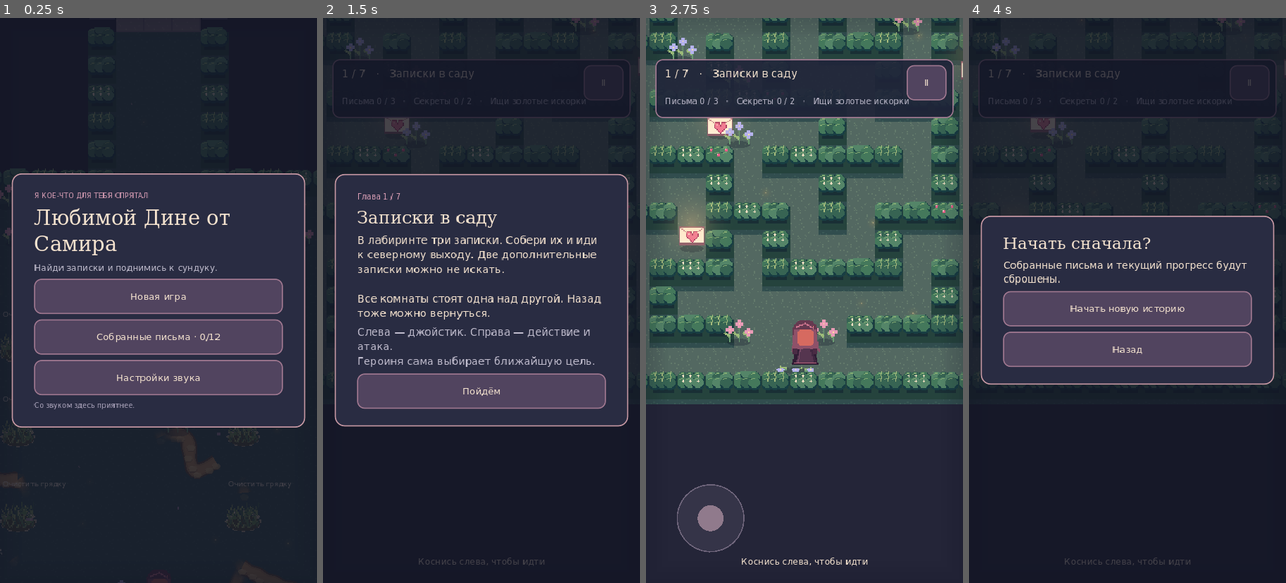
Above: before the commit, frames 1-4 (left to right).
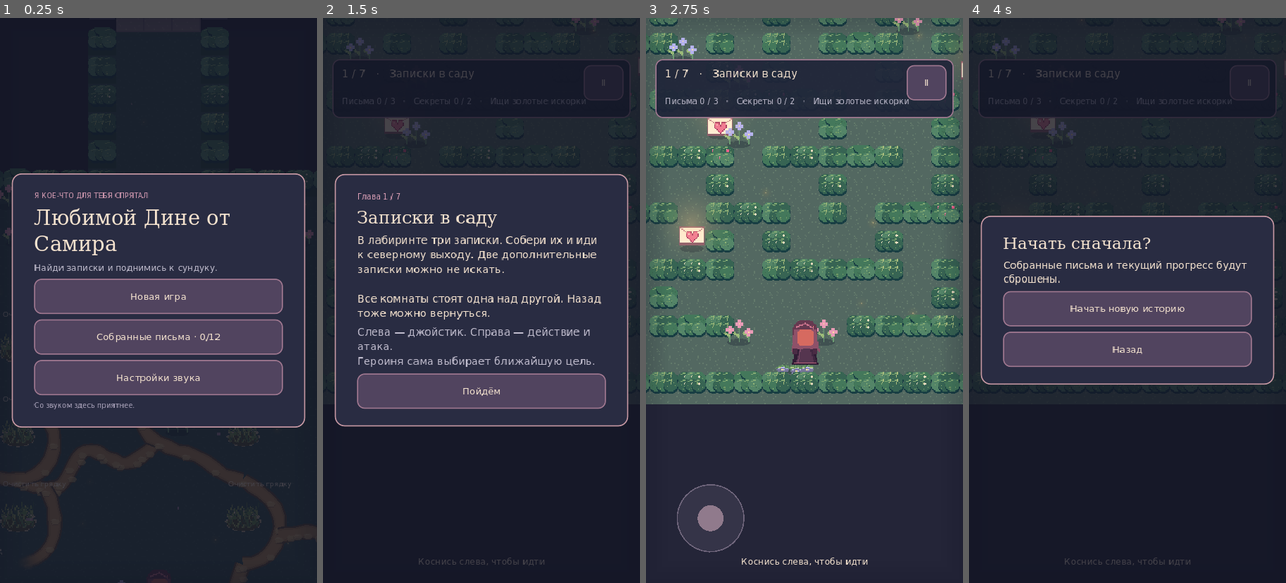
Above: after the commit, the same moments.

Repository: NQUAREx/dina-lovely
Game: Godot game, scene res://main.tscn
The game is run twice, just before and just after one commit, with the same random seed, the same clock (stepped at 60 frames per second) and the same inputs.
Inputs:
- Up to frame 1 (0.25 s): no input
- Up to frame 2 (1.5 s): click "Новая игра" at 0.5 s; click "Ⅱ" at 1.25 s
- Up to frame 3 (2.75 s): click "Пойдём" at 2 s
- Up to frame 4 (4 s): click "Ⅱ" at 2.75 s; click "Новая игра" at 3.5 s

The runs differ from the first frame. In frame 1, 3.5% of the frame differs, in the area x 5-100%, y 4-100%; in frame 2, 0.1%; in frame 3, 20%, in the area x 0-100%, y 0-69%; in frame 4, 0.2%.

Commit message:
Densify soft hedge foliage, add foot trails and keep path junctions opaque

Diff:
--- a/scripts/game.gd
+++ b/scripts/game.gd
@@ -21,6 +21,11 @@
 var skulls: Array[Dictionary] = []
 var damage_numbers: Array[Dictionary] = []
 var path_meshes: Array = []
+var path_navigation: AStarGrid2D
+var path_terminals: Array[bool] = []
+var footprints: Array[Dictionary] = []
+var stride_distance := 0.0
+var left_foot := false
 var vegetation: Dictionary = {}
 var berry_cells: Dictionary = {}
 var paths: Array = []
@@ -538,7 +543,7 @@
 
 func build_level(index: int) -> void:
 	level = index
-	vegetation.clear();berry_cells.clear();paths.clear();path_meshes.clear();obstacle_specs.clear();damage_numbers.clear()
+	vegetation.clear();berry_cells.clear();paths.clear();path_navigation=null;path_terminals.clear();path_meshes.clear();footprints.clear();stride_distance=0.0;obstacle_specs.clear();damage_numbers.clear()
 	skull_clock=2.0
 	skulls.clear()
 	room_clock = 0
@@ -716,10 +721,10 @@
 		if c.y<0 or c.x<0 or c.y>=grid.size() or c.x>=grid[0].length() or grid[c.y][c.x]==" ": return true
 		if grid[c.y][c.x]=="#":
 			if level==0 and c.x>0 and c.x<grid[0].length()-1 and c.y>5 and c.y<grid.size()-6:
-				var left := 8.0 if grid[c.y][c.x-1]!="#" else 0.0
-				var right := 8.0 if grid[c.y][c.x+1]!="#" else 0.0
-				var top := 8.0 if grid[c.y-1][c.x]!="#" else 0.0
-				var bottom := 8.0 if grid[c.y+1][c.x]!="#" else 0.0
+				var left := 16.0 if grid[c.y][c.x-1]!="#" else 0.0
+				var right := 16.0 if grid[c.y][c.x+1]!="#" else 0.0
+				var top := 16.0 if grid[c.y-1][c.x]!="#" else 0.0
+				var bottom := 16.0 if grid[c.y+1][c.x]!="#" else 0.0
 				if Rect2(Vector2(c)*TILE+Vector2(left,top),Vector2(TILE-left-right,TILE-top-bottom)).intersects(Rect2(pos-Vector2(10,7),Vector2(20,14))):return true
 			else:return true
 	for obj in objects:
@@ -729,15 +734,21 @@
 func move_player(delta: float, input: Vector2) -> void:
 	moving = input.length()>0.1
 	if not moving: return
+	var before := player
 	var motion := input.limit_length()*SPEED*delta
 	var next := player+Vector2(motion.x,0)
 	if not blocked(next): player = next
 	next = player+Vector2(0,motion.y)
 	if not blocked(next): player = next
+	var travelled := before.distance_to(player)
+	stride_distance += travelled
+	if stride_distance>=24.0:
+		stride_distance=fmod(stride_distance,24.0)
+		leave_footprint(input.normalized())
 	step_clock -= delta
 	if step_clock<=0:
 		var cell := Vector2i(player/TILE)
-		sfx("step_stone" if level in [4,6] or (level==5 and (cell.x==13 or cell.y==15)) else "step_grass")
+		sfx("step_stone" if stone_surface(player) else "step_grass")
 		step_clock = .31
 	if level==4 and attack_flash<=0:aim=input.normalized()
 	if level==4 and attack_flash>0:return
@@ -776,6 +787,9 @@
 		else: stuck_seconds = 0.0
 
 func _process(delta: float) -> void:
+	for i in range(footprints.size()-1,-1,-1):
+		footprints[i].life-=delta
+		if footprints[i].life<=0:footprints.remove_at(i)
 	for i in range(damage_numbers.size()-1,-1,-1):
 		damage_numbers[i].life-=delta;damage_numbers[i].pos.y-=delta*30
 		if damage_numbers[i].life<=0:damage_numbers.remove_at(i)
@@ -1303,7 +1317,7 @@
 			var tile := 0
 			if level==4 or level==6: tile=2 if (x+y)%3 else 1
 
-			elif level==0 and grid[y][x]==".": tile=3
+			elif level==0: tile=3
 			draw_texture_rect_region(ground,Rect2(p,Vector2.ONE*TILE),Rect2(Vector2(tile*24,0),Vector2(24,24)))
 			if level==6 and x>=10 and x<=16 and y>=5 and y<=15:
 				draw_rect(Rect2(p,Vector2.ONE*TILE),Color(.49,.26,.39,.5))
@@ -1332,6 +1346,7 @@
 	for enemy in enemies: renderables.append({"kind":"enemy"+str(int(enemy.type)%3),"pos":enemy.pos,"id":"","enemy":enemy})
 	renderables.append({"kind":"player","pos":player,"id":""})
 	draw_paths()
+	draw_footprints()
 	for hole in objects:
 		if hole.kind=="dug":draw_sprite("dug",screen(hole.pos))
 	renderables.sort_custom(func(a,b):
@@ -1552,7 +1567,11 @@
 	notify(tx("room_garden_short") if destination==5 else tx(TITLES[destination]))
 
 func corridor_position(pos: Vector2) -> void:
+	var travel_direction := (pos-player).normalized()
+	stride_distance+=pos.distance_to(player)
 	player = pos
+	if stride_distance>=24 and travel_direction.length()>.1:
+		stride_distance=fmod(stride_distance,24.0);leave_footprint(travel_direction)
 	camera = camera_target()
 
 func begin_task(kind: String, target: Vector2, duration: float) -> void:
@@ -1947,7 +1966,7 @@
 	var destinations: Array[Vector2] = []
 	for obj in objects:
 		if (level==5 and (obj.kind=="sprout" or obj.id in ["seat","swing","well"])) or (level==1 and (obj.kind in ["house","pond","bench"] or obj.id=="exit")):
-			destinations.append(obj.pos+Vector2(0,65 if obj.kind=="sprout" else 40 if obj.solid else 0))
+			destinations.append(obj.pos+Vector2(0,65 if obj.kind=="sprout" else 80 if obj.kind in ["house","pond"] else 40 if obj.solid else 0))
 	var connected: Array[Vector2] = [Vector2(13.5,grid.size()-6.5)*TILE]
 	while not destinations.is_empty():
 		var best := INF
@@ -1972,16 +1991,11 @@
 			var tangent: Vector2 = (points[mini(n+1,points.size()-1)]-points[maxi(0,n-1)])/6.0
 			curve.add_point(points[n],-tangent,tangent)
 		curve.bake_interval=9
-		var section := PackedVector2Array()
-		var samples := curve.get_baked_points()
-		for n in range(samples.size()):
-			var p := samples[n]
-			if valid_ground(p) and not blocked(p) and not objects.any(func(o):return o.kind=="sprout" and o.pos.distance_to(p)<53):
-				section.append(p)
-				if n%5==0:connected.append(p)
-			elif section.size()>1:paths.append(section);section=PackedVector2Array()
-		if section.size()>1:paths.append(section)
-		connected.append(end)
+		var samples := continuous_path(curve.get_baked_points(),start,end,rng)
+		if samples.size()<2:continue
+		paths.append(samples);path_terminals.append(true)
+		for n in range(0,samples.size(),5):connected.append(samples[n])
+		connected.append(samples[-1])
 	build_path_meshes()
 
 func draw_paths() -> void:
@@ -2007,7 +2021,7 @@
 		for key in vegetation.keys():
 			var spring: Dictionary = vegetation[key]
 			var away: Vector2 = spring.pos-player
-			var target := away.normalized()*8*clampf((43-away.length())/20,0,1)
+			var target := away.normalized()*11*clampf((43-away.length())/20,0,1)
 			spring.velocity+=(target-spring.offset)*145*delta-spring.velocity*18*delta
 			spring.offset+=spring.velocity*delta
 			if target.length()<.01 and spring.offset.length()<.03:vegetation.erase(key)
@@ -2043,7 +2057,6 @@
 	var active := false
 	for n in range(6):
 		if vegetation.has(key+str(n)):active=true;break
-	draw_rect(Rect2(pos+Vector2(-24,-24),Vector2(48,40)),Color("25433d"))
 	if not active:
 		var id: int = sprites[name]
 		draw_texture_rect_region(atlas,Rect2(pos+Vector2(-24,-32),Vector2(48,48)),Rect2(Vector2(id%16*32,id/16*48+16),Vector2(32,32)))
@@ -2056,15 +2069,22 @@
 
 func build_path_meshes() -> void:
 	path_meshes.clear()
-	for path in paths:
+	for path_index in range(paths.size()):
+		var path: PackedVector2Array = paths[path_index]
+		var terminal := is_path_terminal(path_index)
+		var fade_distance := 55.0
+		if terminal:
+			for other in range(paths.size()):
+				if other==path_index:continue
+				for point in paths[other]:fade_distance=minf(fade_distance,maxf(1,path[-1].distance_to(point)-25))
 		var remaining: Array[float] = [];remaining.resize(path.size());remaining[-1]=0
 		for n in range(path.size()-2,-1,-1):remaining[n]=remaining[n+1]+path[n].distance_to(path[n+1])
-		var mesh := {"layers":[],"stones":[]}
+		var mesh := {"layers":[],"stones":[],"terminal":terminal}
 		for layer in range(3):
 			var left := PackedVector2Array();var right := PackedVector2Array();var left_colors := PackedColorArray();var right_colors := PackedColorArray()
 			for n in range(path.size()):
 				var tangent: Vector2 = (path[mini(n+1,path.size()-1)]-path[maxi(0,n-1)]).normalized()
-				var fade := smoothstep(0,55,remaining[n])
+				var fade := smoothstep(0,fade_distance,remaining[n]) if terminal else 1.0
 				var width := (13.0-layer*3+sin(path[n].x*.17+path[n].y*.11)*1.3)*(.8+.2*fade)
 				var color: Color = [Color("5e4b37"),Color("a47a4d"),Color("b58a57")][layer];color.a=fade
 				left.append(path[n]+tangent.orthogonal()*width);right.append(path[n]-tangent.orthogonal()*width)
@@ -2076,5 +2096,79 @@
 			var arrays := [];arrays.resize(Mesh.ARRAY_MAX);arrays[Mesh.ARRAY_VERTEX]=vertices;arrays[Mesh.ARRAY_COLOR]=colors
 			var strip := ArrayMesh.new();strip.add_surface_from_arrays(Mesh.PRIMITIVE_TRIANGLES,arrays)
 			mesh.layers.append({"mesh":strip})
-		for n in range(0,path.size(),3):mesh.stones.append({"pos":path[n]+Vector2(sin(n*5.2)*7,14),"kind":n%3,"alpha":.65*smoothstep(0,60,remaining[n])})
+		for n in range(0,path.size(),3):mesh.stones.append({"pos":path[n]+Vector2(sin(n*5.2)*7,14),"kind":n%3,"alpha":.65*(smoothstep(0,fade_distance,remaining[n]) if terminal else 1.0)})
 		path_meshes.append(mesh)
+
+func is_path_terminal(index: int) -> bool:
+	if index<path_terminals.size() and not path_terminals[index]:return false
+	var tip: Vector2 = paths[index][-1]
+	for j in range(paths.size()):
+		if j==index:continue
+		for point in paths[j]:
+			if tip.distance_to(point)<28:return false
+	return true
+
+func leave_footprint(direction: Vector2) -> void:
+	left_foot=not left_foot
+	var stone := stone_surface(player)
+	var position := player-direction*5+direction.orthogonal()*(5 if left_foot else -5)
+	footprints.append({"pos":position,"rotation":direction.angle()+PI/2,"life":9.0,"stone":stone})
+	if footprints.size()>150:footprints.pop_front()
+	for n in range(3):
+		if particles.size()>=420:break
+		particles.append({"pos":position+Vector2(randf_range(-3,3),0),"vel":-direction*randf_range(5,14)+Vector2(randf_range(-9,9),randf_range(-12,-3)),"life":randf_range(.25,.5),"color":Color("b6ab9b") if stone else Color("a6b786"),"heart":false})
+
+func draw_footprints() -> void:
+	for footprint in footprints:
+		draw_set_transform(screen(footprint.pos),footprint.rotation)
+		var color := Color("b8ab9a") if footprint.stone else Color("263e35")
+		color.a=.42*minf(1.0,footprint.life/2)
+		draw_rect(Rect2(Vector2(-2,-5),Vector2(4,6)),color)
+		draw_rect(Rect2(Vector2(-1,3),Vector2(3,2)),color)
+	draw_set_transform(Vector2.ZERO)
+
+func stone_surface(pos: Vector2) -> bool:
+	if level in [4,6]:return true
+	for path in paths:
+		for point in path:
+			if pos.distance_squared_to(point)<225:return true
+	return false
+
+func path_point_safe(pos: Vector2) -> bool:
+	return valid_ground(pos) and not blocked(pos) and not objects.any(func(o):return o.kind=="sprout" and o.pos.distance_to(pos)<53)
+
+func continuous_path(points: PackedVector2Array, start: Vector2, end: Vector2, rng: RandomNumberGenerator) -> PackedVector2Array:
+	var safe := true
+	for point in points:
+		if not path_point_safe(point):safe=false;break
+	if safe:return points
+	# Route around obstacles rather than splitting a branch into fading fragments.
+	if path_navigation==null:
+		path_navigation=AStarGrid2D.new();path_navigation.region=Rect2i(0,0,grid[0].length()*3,grid.size()*3)
+		path_navigation.cell_size=Vector2(16,16);path_navigation.offset=Vector2(8,8)
+		path_navigation.diagonal_mode=AStarGrid2D.DIAGONAL_MODE_ONLY_IF_NO_OBSTACLES;path_navigation.update()
+		for y in range(path_navigation.region.size.y):
+			for x in range(path_navigation.region.size.x):
+				var id := Vector2i(x,y);var pos := Vector2(id)*16+Vector2(8,8)
+				path_navigation.set_point_solid(id,not path_point_safe(pos));path_navigation.set_point_weight_scale(id,rng.randf_range(.9,1.2))
+	var from := nearest_path_node(start);var to := nearest_path_node(end)
+	if from.x<0 or to.x<0:return PackedVector2Array()
+	var route := path_navigation.get_point_path(from,to)
+	for pass_index in range(3):
+		for n in range(1,route.size()-1):
+			var point := (route[n-1]+route[n]*2+route[n+1])/4
+			if path_point_safe(point) and path_point_safe((point+route[n-1])/2) and path_point_safe((point+route[n+1])/2):route[n]=point
+	return route
+
+func nearest_path_node(pos: Vector2) -> Vector2i:
+	var origin := Vector2i(pos/16)
+	for radius in range(6):
+		var best := Vector2i(-1,-1);var distance := INF
+		for y in range(origin.y-radius,origin.y+radius+1):
+			for x in range(origin.x-radius,origin.x+radius+1):
+				var id := Vector2i(x,y)
+				if not path_navigation.region.has_point(id) or path_navigation.is_point_solid(id):continue
+				var d := pos.distance_squared_to(Vector2(id)*16+Vector2(8,8))
+				if d<distance:distance=d;best=id
+		if best.x>=0:return best
+	return Vector2i(-1,-1)
--- /dev/null
+++ b/tests/foliage_steps.gd
@@ -0,0 +1,28 @@
+extends SceneTree
+var g
+func _initialize():call_deferred('run')
+func run():
+ g=load('res://main.tscn').instantiate();root.add_child(g);await process_frame;g.new_game();g.clear_modal();g.sound_on=false
+ g.grid.clear()
+ for y in range(25):g.grid.append('#'+'.'.repeat(23)+'#')
+ for y in range(7,18):g.set_cell(10,y,'#')
+ assert(not g.blocked(Vector2(10*48+4,10.5*48)));assert(g.blocked(Vector2(10*48+16,10.5*48)))
+ for y in range(8,18):assert(g.blocked(Vector2(10.5*48,y*48)))
+ print('PASS deeper foliage with continuous solid core')
+ for room in range(7):
+  g.build_level(room);g.player=Vector2(13.5,12)*48
+  if room==5:
+   assert(g.paths.size()==9)
+   for path in g.paths:
+    for point in path:assert(g.path_point_safe(point))
+    for n in range(1,path.size()):assert(path[n].distance_to(path[n-1])<32)
+  var before=g.footprints.size();g.leave_footprint(Vector2.UP);assert(g.footprints.size()==before+1)
+ print('PASS footprints and walking particles in all rooms')
+ g.paths=[PackedVector2Array([Vector2(0,0),Vector2(50,0),Vector2(100,0)]),PackedVector2Array([Vector2(100,0),Vector2(150,0),Vector2(200,0)]),PackedVector2Array([Vector2(200,0),Vector2(250,0),Vector2(300,0)])];g.path_terminals.assign([false,false,true]);g.build_path_meshes()
+ assert(not g.path_meshes[0].terminal and not g.path_meshes[1].terminal and g.path_meshes[2].terminal)
+ for i in range(2):
+  var colors=g.path_meshes[i].layers[0].mesh.surface_get_arrays(0)[Mesh.ARRAY_COLOR]
+  for c in colors:assert(c.a==1)
+ var final=g.path_meshes[2].layers[0].mesh.surface_get_arrays(0)[Mesh.ARRAY_COLOR];assert(final[-1].a==0)
+ print('PASS internal path joins stay opaque; only true tip fades')
+ g.queue_free();await process_frame;quit()
Binary file changed: assets/atlas.png
Not shown, added: tests/foliage_steps.gd.uid
Not shown, removed: docs/game.bf1be03f9a0b.pck
Not shown, added: docs/game.d7fe5994cb9c.pck
Not shown, changed: docs/index.pck
Not shown, changed: tests/RESULTS.md
